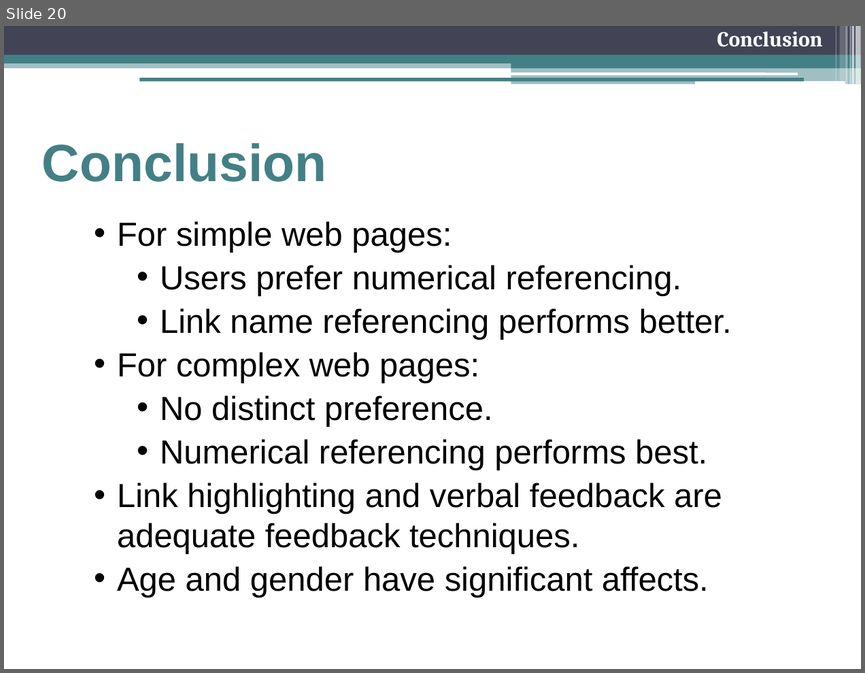
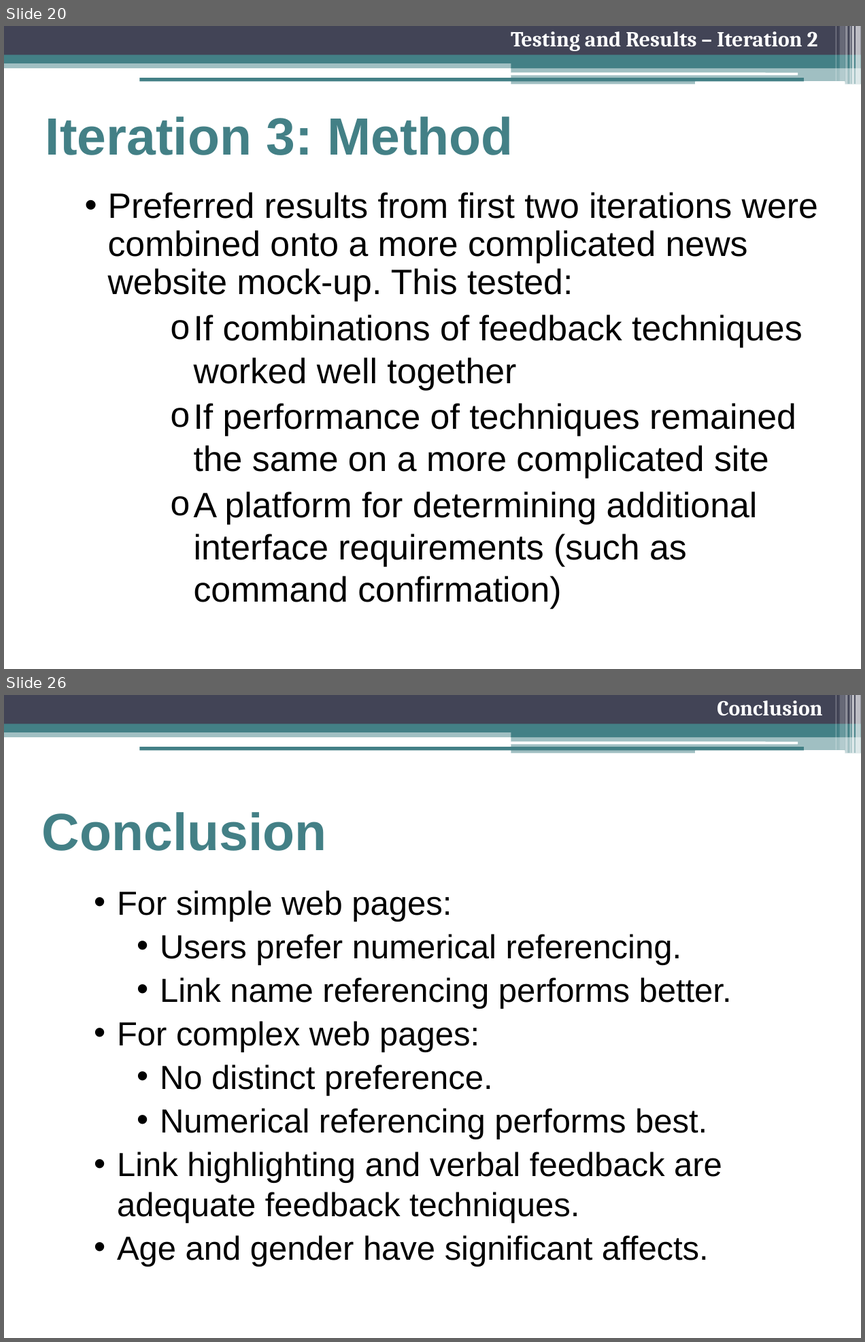
Before and after one commit to freecole/Lab-project, a slide deck: Presentation/Final Presentation.pptx. Shown one above the other, each under a label of ours: slide 20 before the commit, slides 20 and 26 after it; the slides between them are not shown. The pictures are 865x673 and 865x1342 pixels, drawn with LibreOffice and Linux fonts; fonts in the diff are those of the drawing. Boxes give left, top, right and bottom in pixels: in the first picture for what was removed or moved away, otherwise in the second. Text is boxed around its words. In the diff, an @@ line names an element or a change of style, - is before the commit and + after.

```diff
--- a/Presentation/Final Presentation.pptx
+++ b/Presentation/Final Presentation.pptx
@@ slide 20 added at (4,26,861,669), background #FFFFFF; not listed: 13 template elements that a slide beside it also shows @@
@@ text added at (511,31,818,51), 18 pt, text #FFFFFF, bold @@
+Testing and Results – Iteration 2
@@ line added from (139, 79) to (804, 79), #438086 3 pt @@
@@ title added at (45,116,513,155), 44 pt, text #438086, bold @@
+Iteration 3: Method
@@ text added at (108,192,818,609), 29.6 pt, text #000000 @@
+  • Preferred results from first two iterations were combined onto a more complicated news website mock-up. This tested:
+      o If combinations of feedback techniques worked well together
+      o If performance of techniques remained the same on a more complicated site
+      o A platform for determining additional interface requirements (such as command confirmation)
@@ what was slide 20 is now slide 26 @@
```
Also in this commit, not shown: 14 slides changed, 10 other slides added, 4 slides removed.
